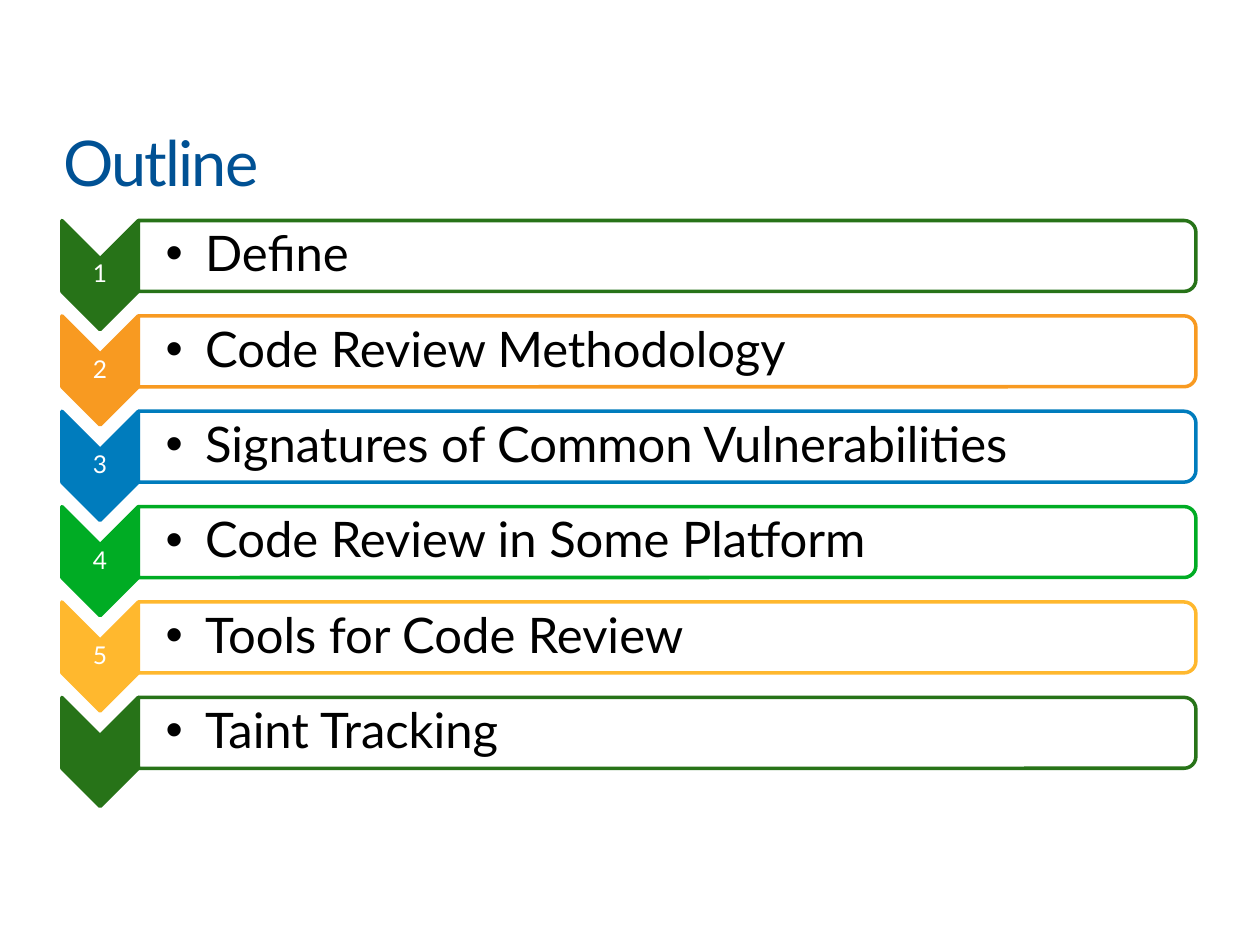
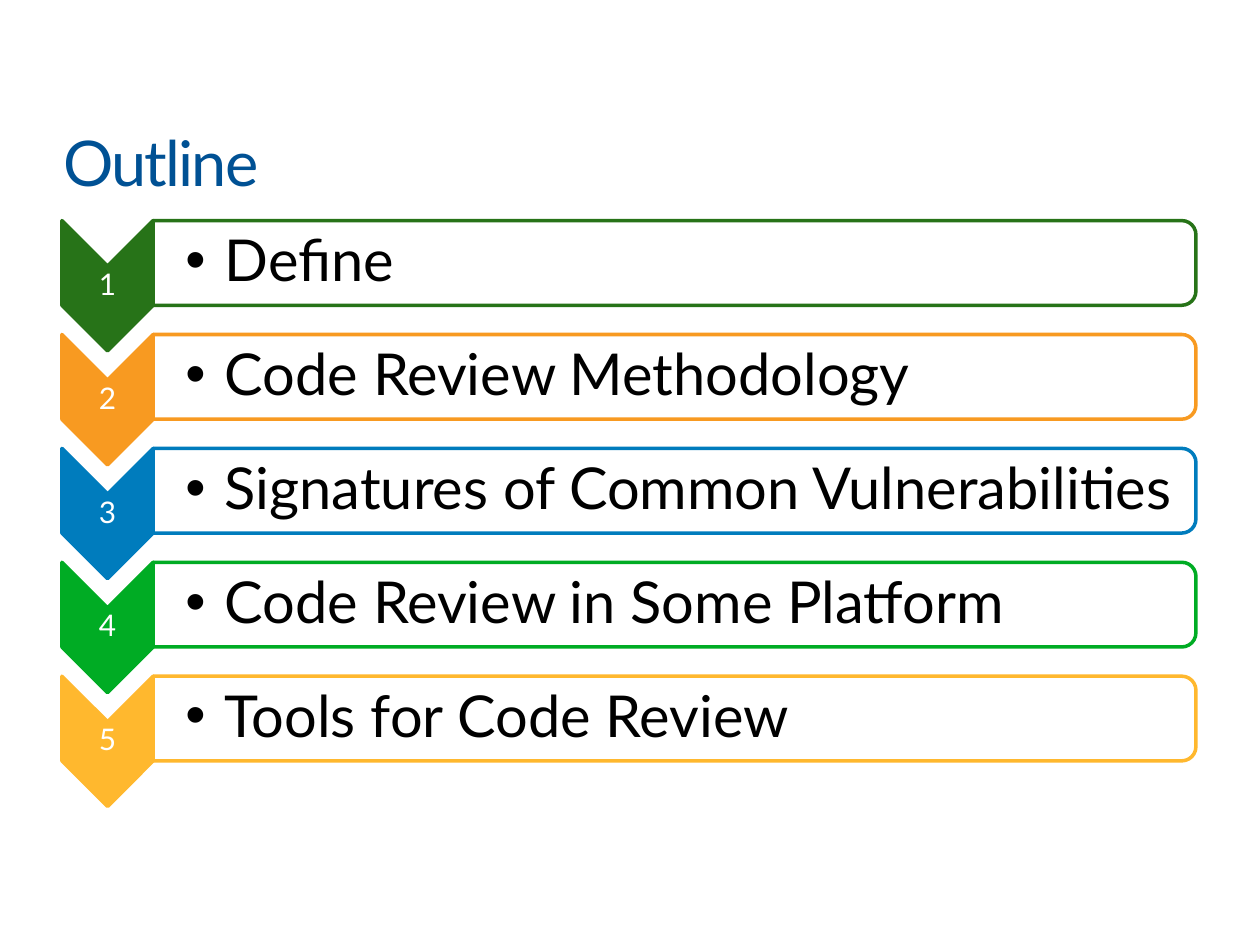
Before and after one commit to khanhnnvn/Mine, a slide deck: slide 2 of xmind/VIB_Part3.pptx. Drawn at 1260x945 pixels with LibreOffice and Linux fonts; fonts in the diff are those of the drawing; background and template pictures are left out. Boxes give left, top, right and bottom in pixels: in the first picture for what was removed or moved away, otherwise in the second. Text is boxed around its words. In the diff, an @@ line names an element or a change of style, - is before the commit and + after.

Commit message:
Add VIB slide
Add slides

```diff
--- a/xmind/VIB_Part3.pptx
+++ b/xmind/VIB_Part3.pptx
@@ chevron: place and size @@
-chevron at (62, 220, 139, 330)
+chevron at (62, 221, 153, 351)
@@ round same rect: place and size @@
-round same rect at (138, 220, 1195, 290)
+round same rect at (153, 221, 1196, 306)
@@ text "Define": place and size @@
-text "Define" at (205, 235, 349, 272)
+text "Define" at (225, 238, 394, 282)
@@ text "1": place and size @@
-text "1" at (93, 264, 107, 282)
+text "1" at (99, 273, 116, 295)
@@ chevron: place and size @@
-chevron at (62, 316, 139, 426)
+chevron at (62, 335, 153, 464)
@@ round same rect: place and size @@
-round same rect at (138, 316, 1195, 386)
+round same rect at (153, 335, 1196, 419)
@@ text "Code Review Methodology": place and size @@
-text "Code Review Methodology" at (205, 331, 786, 376)
+text "Code Review Methodology" at (225, 352, 910, 406)
@@ text "2": place and size @@
-text "2" at (93, 360, 107, 378)
+text "2" at (99, 387, 116, 409)
@@ chevron: place and size @@
-chevron at (62, 411, 139, 520)
+chevron at (62, 448, 153, 578)
@@ round same rect: place and size @@
-round same rect at (138, 411, 1195, 482)
+round same rect at (153, 449, 1196, 534)
@@ text "Signatures of Common Vulnerabilities": place and size @@
-text "Signatures of Common Vulnerabilities" at (205, 426, 1007, 471)
+text "Signatures of Common Vulnerabilities" at (225, 466, 1172, 519)
@@ text "3": place and size @@
-text "3" at (93, 455, 107, 474)
+text "3" at (99, 501, 116, 524)
@@ chevron: place and size @@
-chevron at (62, 507, 139, 616)
+chevron at (62, 563, 153, 692)
@@ round same rect: place and size @@
-round same rect at (138, 507, 1195, 578)
+round same rect at (153, 563, 1196, 647)
@@ text "Code Review in Some Platform": place and size @@
-text "Code Review in Some Platform" at (205, 521, 865, 558)
+text "Code Review in Some Platform" at (225, 580, 1003, 624)
@@ text "4": place and size @@
-text "4" at (93, 551, 107, 569)
+text "4" at (99, 614, 116, 636)
@@ chevron: place and size @@
-chevron at (62, 602, 139, 712)
+chevron at (62, 676, 153, 806)
@@ round same rect: place and size @@
-round same rect at (138, 602, 1195, 672)
+round same rect at (153, 676, 1196, 760)
@@ size 28 to 33 pt in 5 elements at (225, 238, 394, 282), (225, 352, 910, 406), (225, 466, 1172, 519), (225, 580, 1003, 624), (225, 694, 789, 738) @@
@@ text "Tools for Code Review": place and size @@
-text "Tools for Code Review" at (205, 617, 683, 654)
+text "Tools for Code Review" at (225, 694, 789, 738)
@@ chevron removed at (62, 697, 139, 806) @@
@@ round same rect removed at (138, 697, 1195, 768) @@
@@ text removed at (205, 712, 498, 757) @@
-  •• Taint Tracking
@@ size 14 to 17 pt; more space between paragraphs in 5 elements at (99, 273, 116, 295), (99, 387, 116, 409), (99, 501, 116, 524), (99, 614, 116, 636), (99, 728, 116, 751) @@
@@ text "5": place and size @@
-text "5" at (93, 646, 107, 664)
+text "5" at (99, 728, 116, 751)
```
Also in this commit, not shown: 1 other slide changed, 35 slides added, 1 slide removed, 3 other files.
